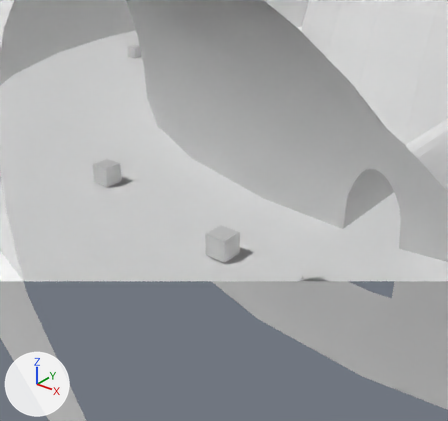
The Blender file data/levels/castle_hall/castle_hall.blend, before and after one commit.
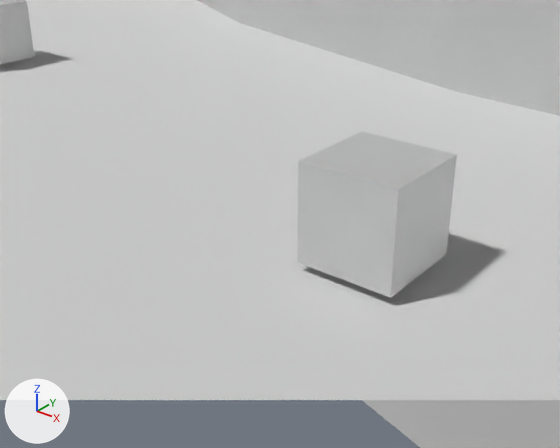
Old and new are each drawn from a 50 mm lens placed at (14.37, -84.03, 19.18), pointed at (-6.86, -57.48, 2.72) and again close up from a 50 mm lens placed at (-1.5, -66.36, 5.25), pointed at (-7.32, -59.08, 0.74). The lights are fixed; the arrows at lower left show +X, +Y and +Z. Everything nearer to the camera than a plane just in front of the edit is cut away.

In view in the first close-up: 'Ground', 'ObjAlien_4', 'ObjItemScrFlying_2', 'TunnelAround'.
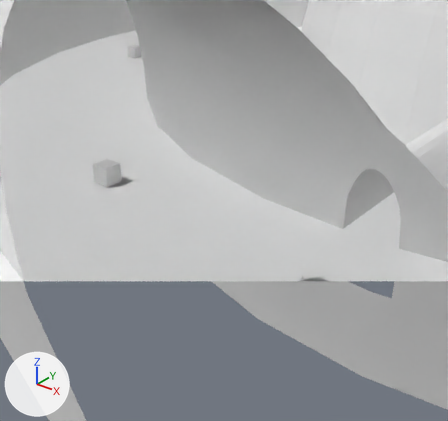
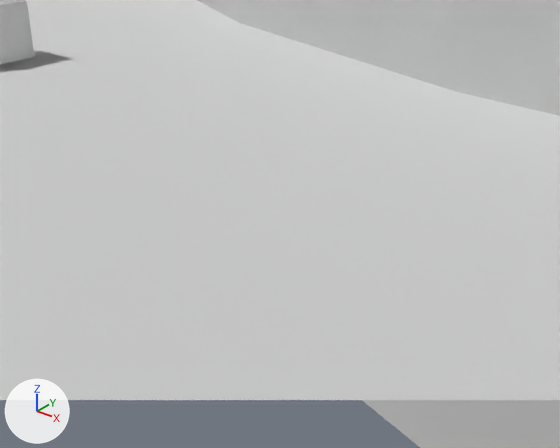
The change in detail:
Object 'ObjItemScrFlying_2' (ob_objitemscrflying_2) is deleted.

Pixel boxes (x1, y1, x2, y2) of what changed, in the close-ups (560 x 448 px):
'ObjItemScrFlying_2', deleted
    before: (297, 131, 457, 298)
